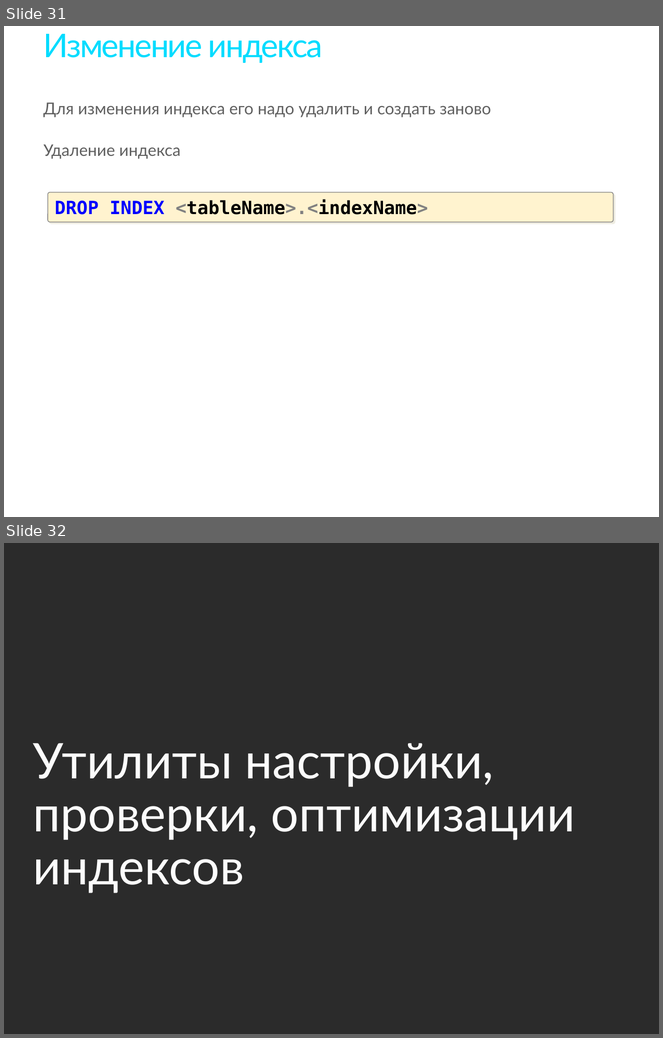
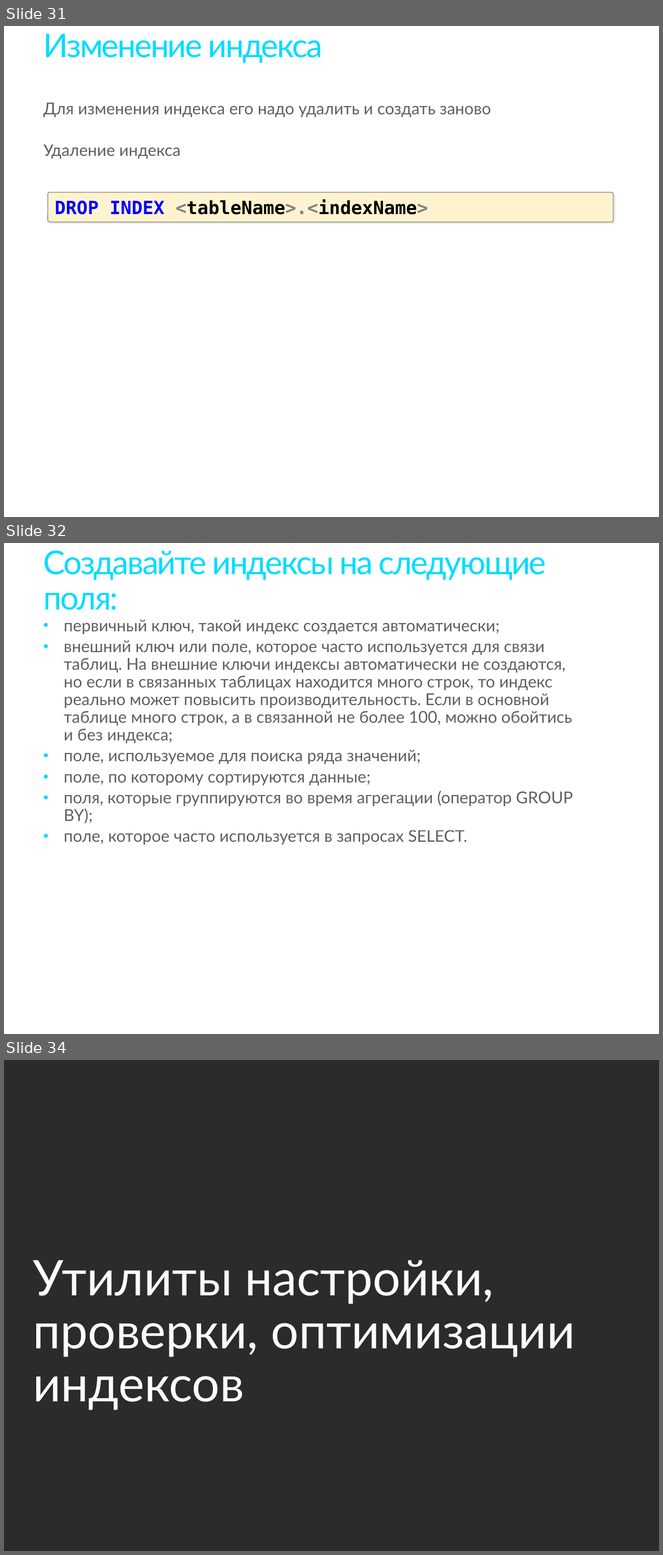
Before and after one commit to maxchv/itstep, a slide deck: databases/presentation/mssql/07.Indexes.pptx. Shown one above the other, each under a label of ours: slides 31 and 32 before the commit, slides 31, 32 and 34 after it; the slides between them are not shown. The pictures are 663x1038 and 663x1555 pixels, drawn with LibreOffice and Linux fonts; fonts in the diff are those of the drawing; background and template pictures are left out; a plain dark background stands for a picture behind light text. Boxes give left, top, right and bottom in pixels: in the first picture for what was removed or moved away, otherwise in the second. Text is boxed around its words. In the diff, an @@ line names an element or a change of style, - is before the commit and + after.

```diff
--- a/databases/presentation/mssql/07.Indexes.pptx
+++ b/databases/presentation/mssql/07.Indexes.pptx
@@ slide 32 added at box(4, 543, 659, 1034), background #FFFFFF @@
@@ title added at box(44, 550, 546, 610), 36 pt, text #00DCFF @@
+Создавайте индексы на следующие поля:
@@ text added at box(64, 619, 573, 845), 18 pt, text #5E5E5E @@
+• первичный ключ, такой индекс создается автоматически;
+• внешний ключ или поле, которое часто используется для связи таблиц. На внешние ключи индексы автоматически не создаются, но если в связанных таблицах находится много строк, то индекс реально может повысить производительность. Если в основной таблице много строк, а в связанной не более 100, можно обойтись и без индекса;
+• поле, используемое для поиска ряда значений;
+• поле, по которому сортируются данные;
+• поля, которые группируются во время агрегации (оператор GROUP BY);
+• поле, которое часто используется в запросах SELECT.
@@ what was slide 32 is now slide 34 @@
```
Also in this commit, not shown: 1 slide changed, 1 other slide added.
